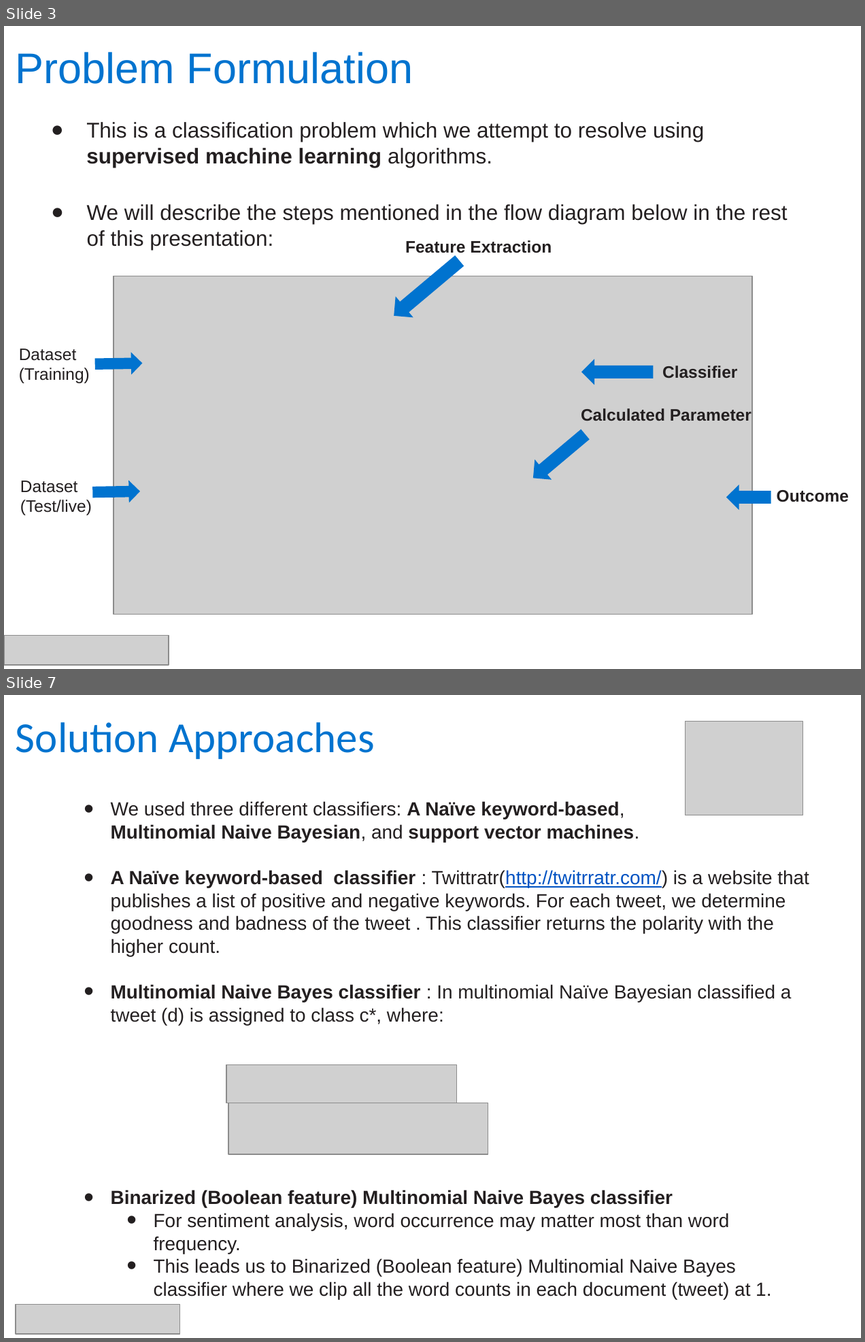
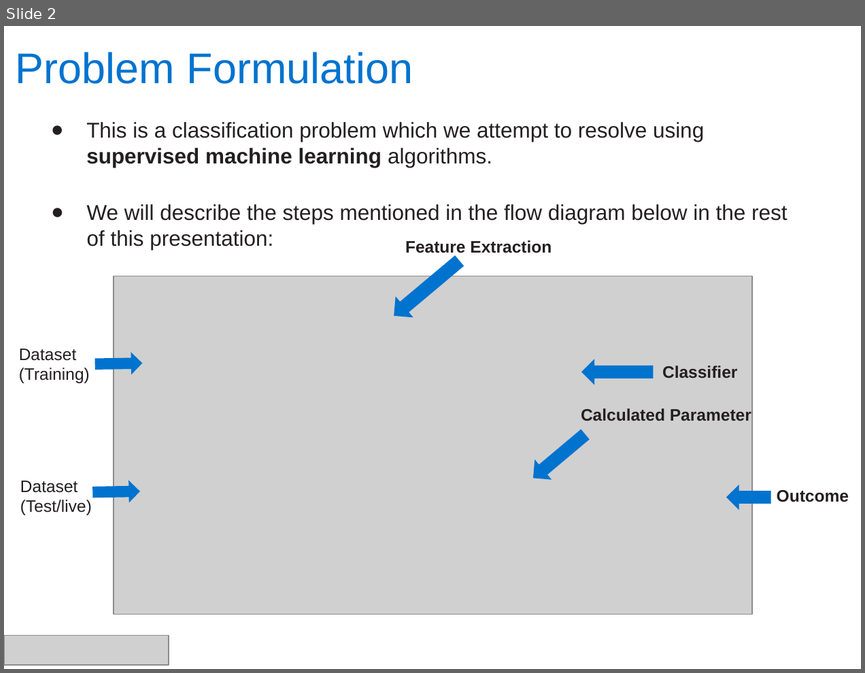
Before and after one commit to Pinak-Chakraborty/NLP-Proj-Spam-Ham, a slide deck: Spam Detection - Naive Bayesian Classifier v1 0.pptx. Shown one above the other, each under a label of ours: slides 3 and 7 before the commit, slide 2 after it; the slides between them are not shown. The pictures are 865x1342 and 865x673 pixels, drawn with LibreOffice and Linux fonts; fonts in the diff are those of the drawing; grey boxes stand for pictures; background and template pictures are left out. Boxes give left, top, right and bottom in pixels: in the first picture for what was removed or moved away, otherwise in the second. Text is boxed around its words. In the diff, an @@ line names an element or a change of style, - is before the commit and + after.

```diff
--- a/Spam Detection - Naive Bayesian Classifier v1 0.pptx
+++ b/Spam Detection - Naive Bayesian Classifier v1 0.pptx
@@ slide 7 removed at [4,695,861,1338], background #FFFFFF @@
@@ title removed at [16,722,375,759] @@
-Solution Approaches
@@ picture removed at [685,722,804,815] @@
@@ text removed at [111,801,809,1299] @@
-  • We used three diﬀerent classiﬁers: A Naïve keyword-based, Multinomial Naive Bayesian, and support vector machines.
-  • A Naïve keyword-based classifier : Twittratr(http://twitrratr.com/) is a website that publishes a list of positive and negative keywords. For each tweet, we determine goodness and badness of the tweet . This classiﬁer returns the polarity with the higher count.
-  • Multinomial Naive Bayes classifier : In multinomial Naïve Bayesian classified a tweet (d) is assigned to class c*, where:
-  • Binarized (Boolean feature) Multinomial Naive Bayes classifier
-    • For sentiment analysis, word occurrence may matter most than word frequency.
-    • This leads us to Binarized (Boolean feature) Multinomial Naive Bayes classifier where we clip all the word counts in each document (tweet) at 1.
@@ picture removed at [227,1064,458,1103] @@
@@ picture removed at [228,1103,488,1154] @@
@@ picture removed at [15,1304,179,1334] @@
@@ page number removed at [802,1312,860,1334] @@
-7
@@ what was slide 3 is now slide 2 @@
```
Also in this commit, not shown: 6 slides changed, 5 other slides removed.
